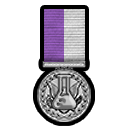
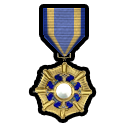
Before/after of a (128, 128) layered artwork. What changed in the layer stack:
added group "RelicStar" with 15 layers in group "Group 2" over [32, 8, 93, 119]
added group "Group 1" with 7 layers in group "RelicStar" over [32, 62, 93, 119]
added layer "Layer 34" in group "Group 1" over [35, 63, 91, 119]
added layer "Layer 2 copy 3" (overlay) in group "Group 1" over [64, 63, 84, 79]
added layer "Layer 2 copy 2" (overlay) in group "Group 1" over [32, 72, 90, 95]
added layer "Layer 2 copy" (overlay) in group "Group 1" over [35, 90, 93, 111]
added layer "Layer 1 copy 2" (multiply) in group "Group 1" over [35, 62, 92, 119]
added layer "Layer 1 copy" in group "Group 1" over [35, 62, 92, 119]
added layer "Layer 33" in group "Group 1" over [35, 62, 92, 119]
added layer "Layer 15 copy 5" (1st of 2, in "Group 2" › "RelicStar") (multiply) in group "RelicStar" over [44, 9, 85, 58]
added layer "Layer 9" (1st of 3, in "Group 2" › "RelicStar") (multiply, 55%) in group "RelicStar" over [43, 8, 85, 56]
added layer "Layer 35" in group "RelicStar" over [54, 8, 74, 55]
added layer "Layer 35 copy" in group "RelicStar" over [47, 8, 81, 56]
added layer "Layer 7 copy 2" (2nd of 4, in "Group 2" › "RelicStar") in group "RelicStar" over [43, 8, 85, 56]
added layer "Layer 8" (1st of 3, in "Group 2" › "RelicStar") in group "RelicStar" over [57, 52, 71, 61]
hid group "ResearchService" (11 layers) over [37, 9, 91, 122]
